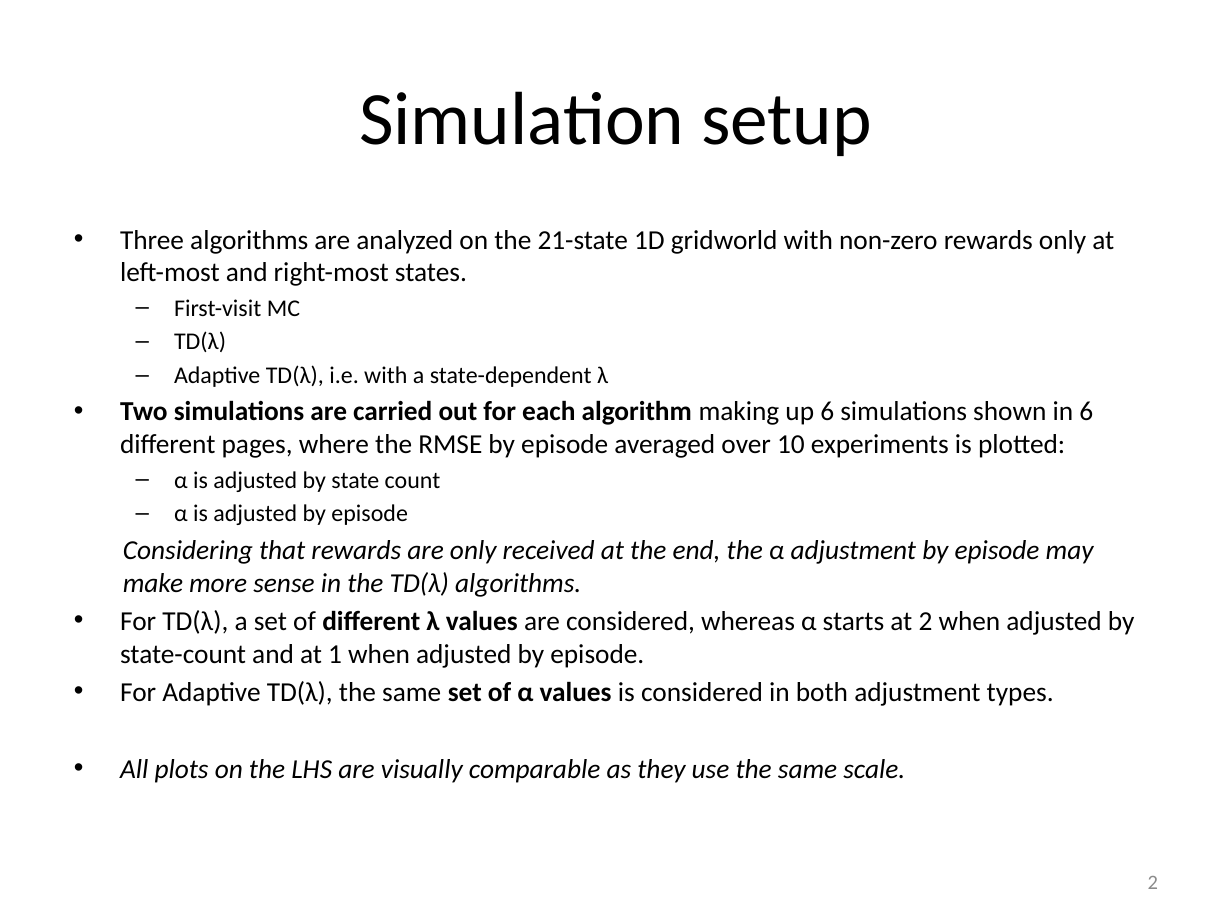
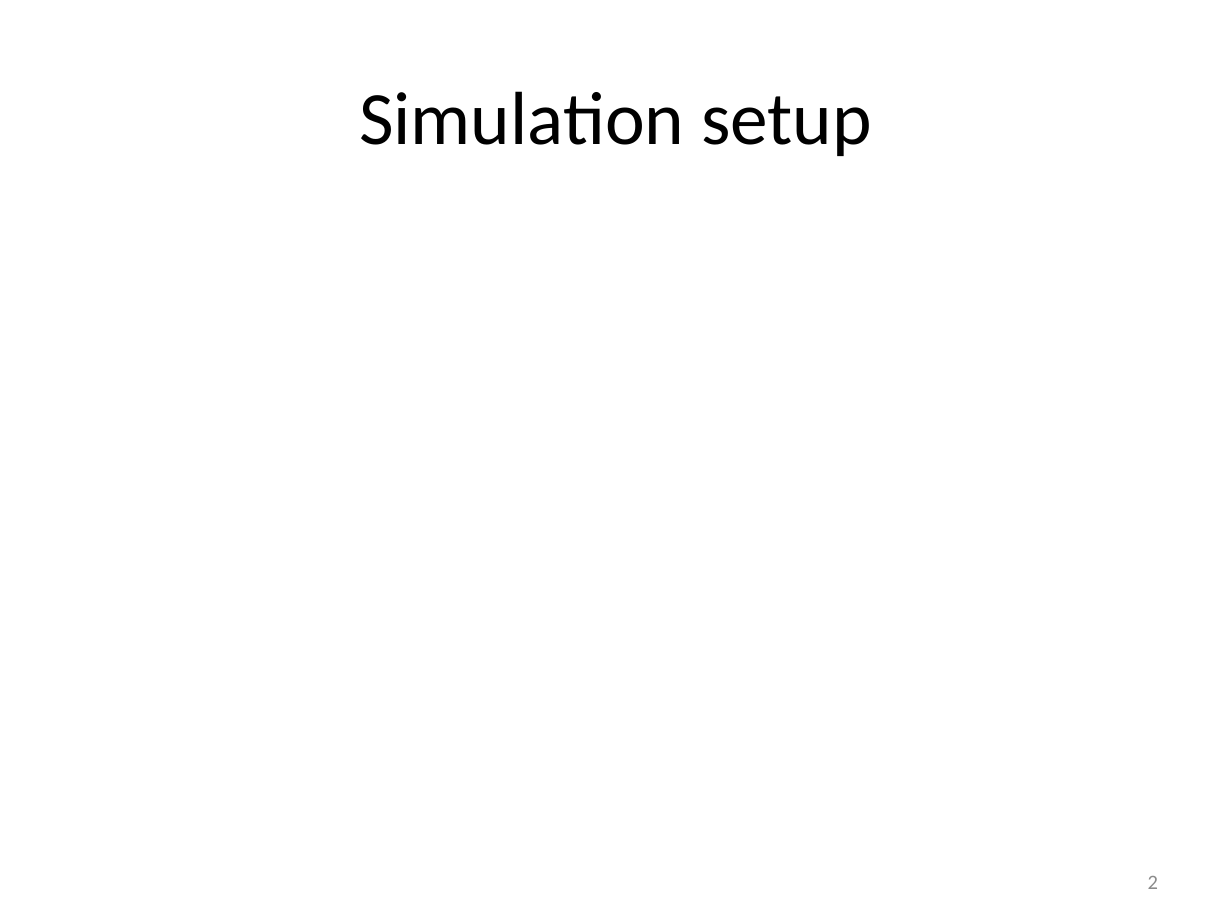
Before and after one commit to mastropi/RL, a slide deck: slide 2 of RL-001-MemoryManagement/results/202005May20-TestsTDLambda&AdaptiveTDLambda-1DGridworld.pptx. Drawn at 1232x924 pixels with LibreOffice and Linux fonts; fonts in the diff are those of the drawing; grey boxes stand for pictures. Boxes give left, top, right and bottom in pixels: in the first picture for what was removed or moved away, otherwise in the second. Text is boxed around its words. In the diff, an @@ line names an element or a change of style, - is before the commit and + after.

Commit message:
Definition of state-dependent lambda as a function of delta(t) relative to the average state value function
In addition:
- Updated the violinplot with better documentation and improved customization.
- Stored results as pickle and png files.
- Updated PPT with main results.

```diff
--- a/RL-001-MemoryManagement/results/202005May20-TestsTDLambda&AdaptiveTDLambda-1DGridworld.pptx
+++ b/RL-001-MemoryManagement/results/202005May20-TestsTDLambda&AdaptiveTDLambda-1DGridworld.pptx
@@ text removed at [120, 230, 1135, 783] @@
-• Three algorithms are analyzed on the 21-state 1D gridworld with non-zero rewards only at left-most and right-most states.
-  – First-visit MC
-  – TD(λ)
-  – Adaptive TD(λ), i.e. with a state-dependent λ
-• Two simulations are carried out for each algorithm making up 6 simulations shown in 6 different pages, where the RMSE by episode averaged over 10 experiments is plotted:
-  – α is adjusted by state count
-  – α is adjusted by episode
-Considering that rewards are only received at the end, the α adjustment by episode may make more sense in the TD(λ) algorithms.
-• For TD(λ), a set of different λ values are considered, whereas α starts at 2 when adjusted by state-count and at 1 when adjusted by episode.
-• For Adaptive TD(λ), the same set of α values is considered in both adjustment types.
-• All plots on the LHS are visually comparable as they use the same scale.
```
Also in this commit, not shown: 11 other slides changed, 11 slides added, 42 other files.
